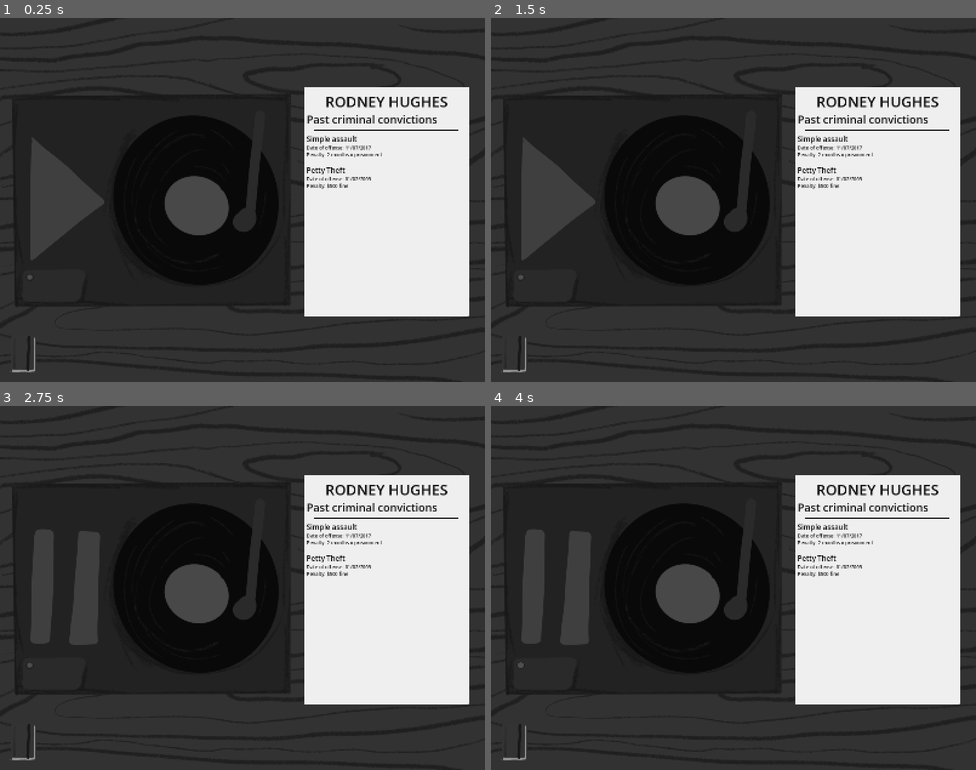
Above: before the commit, frames 1-4 (two rows, left to right).
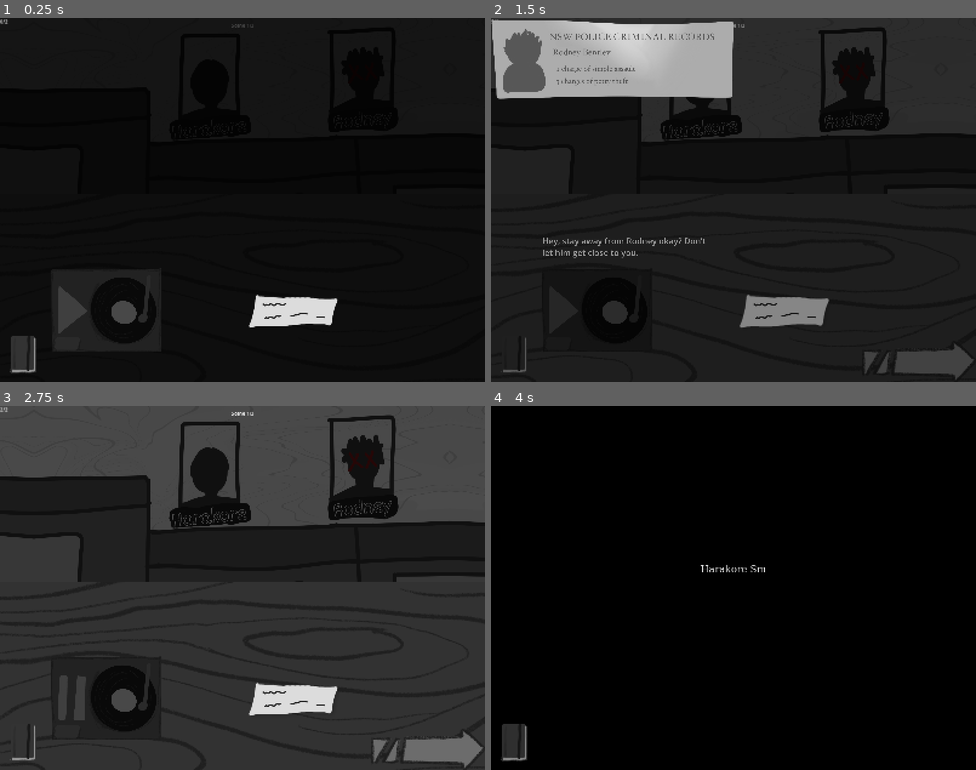
Above: after the commit, the same moments.

Repository: Logabe/crux
Game: Godot game, scene res://scenes/scene_3.tscn
The game is run twice, just before and just after one commit, with the same random seed, the same clock (stepped at 60 frames per second) and the same inputs. This scene is started directly instead of the project's main scene. Video files are missing from this copy of the repository; at most half a second of black plays in their place. Sound files missing from this copy of the repository are replaced by a short silence.
Inputs (mouse positions are in pixels of both pictures, inside the frame that each line leads up to):
- Up to frame 1 (0.25 s): no input
- Up to frame 2 (1.5 s): click (597, 309) at 0.52 s; click (786, 312) at 1.27 s
- Up to frame 3 (2.75 s): click (150, 588) at 2.02 s
- Up to frame 4 (4 s): click (917, 748) at 2.77 s; click (942, 755) at 3.52 s

The runs differ from the first frame. In frame 1, 70% of the frame differs, in the area x 0-100%, y 0-100%; in frame 2, 45%; in frame 3, 40%; in frame 4, 89%.
Error before the commit: Invalid assignment of property or key 'color' with value of type 'Color' on a base object of type 'null instance'. (res://scene_transition.gd:7)

Commit message:
scene 3 transiions yes

Diff:
--- a/mechanics/soundplayer.gd
+++ b/mechanics/soundplayer.gd
@@ -1,29 +1,37 @@
 extends TextureButton
 
-@export var streams: Array[AudioStream]
+@export var object_id: String = "voicerecordings"
+@export var zoom_texture: Texture2D
 
-@onready var player = $AudioStreamPlayer
+@onready var audio_player_2: AudioStreamPlayer = $AudioStreamPlayer2
+@onready var transcript_label: Label = $TranscriptLabel
 
-var i: int = 0
+@export var audio_clips: Array[AudioStream] = []
+@export var transcripts: Array[String] = []
 
-var piptex  = preload("res://assets/art/AudioPlayerPip.png")
-var piptexactivated = preload("res://assets/art/AudioPlayerPipActivate.png")
+var current_index: int = 0
 
-func _ready():
-	var scene = preload("res://mechanics/audio_player_pip.tscn")
-	for i in streams:
-		$PipsContainer.add_child(scene.instantiate())
 
-func interact(toggled: bool):
-	if !player.playing and !player.stream_paused:
-		player.stream = streams[0]
-		player.play()
-	player.stream_paused = !toggled
-	$PipsContainer.get_child(0).texture = piptexactivated
+func _ready() -> void:
+	toggle_mode = true
+	toggled.connect(_on_toggled)
+	transcript_label.visible = false
+	audio_player_2.finished.connect(_on_audio_finished)
 
-func play_next() -> void:
-	$PipsContainer.get_child(i).texture = piptex
-	i = (i + 1) % len(streams)
-	player.stream = streams[i]
-	player.play()
-	$PipsContainer.get_child(i).texture = piptexactivated
+func _on_toggled(is_pressed: bool) -> void:
+	if is_pressed:
+		ClickTracker.register_click(object_id)
+	var clip := audio_clips[current_index]
+	audio_player_2.stream = clip
+	audio_player_2.play()
+
+	transcript_label.text = transcripts[current_index]
+	transcript_label.visible = true
+
+	disabled = true
+
+	current_index = (current_index + 1) % audio_clips.size()
+
+func _on_audio_finished() -> void:
+	transcript_label.visible = false
+	disabled = false
--- a/project.godot
+++ b/project.godot
@@ -23,8 +23,8 @@
 ClickTracker="*uid://b3oxuqg50dovh"
 ZoomPopup="*uid://caxf2x22n7gf3"
 AudioGlobal="*uid://b7c1kg8lf1q3c"
-SceneTransition="*uid://dfrp8fxupp6cs"
 Music="*uid://f4h3oo3wosko"
+SceneTransition="*uid://bfps55yu7kpr2"
 
 [display]
 
--- a/scenes/evidence_scene.gd
+++ b/scenes/evidence_scene.gd
@@ -3,8 +3,29 @@
 func _ready() -> void:
 	$Label.text = "Scene " + str(Globals.scene_display_number()) + "/" + str(len(Globals.evidence_scenes))
 	$AnimationPlayer.play("intro")
+	ClickTracker.reset()
+	next_arrow.visible = false
+	progress_label.text = "0/%d" % required_clicks
+	ClickTracker.first_click_registered.connect(_on_first_click_registered)
 
 func next():
 	$AnimationPlayer.play("outro")
 	await $AnimationPlayer.animation_finished
 	Globals.go_to_next()
+
+
+@export var required_clicks: int = 2
+@onready var progress_label: Label = $ProgressLabel
+@onready var next_arrow: TextureButton = $TransitionButton
+
+
+func _on_first_click_registered(object_name: String, total_count: int) -> void:
+	progress_label.text = "%d/%d" % [total_count, required_clicks]
+
+	if total_count >= required_clicks:
+		next_arrow.visible = true
+
+
+
+func _on_transition_button_toggled(toggled_on: bool) -> void:
+	pass # Replace with function body.
--- a/scenes/police_record_hara.gd
+++ b/scenes/police_record_hara.gd
@@ -1,6 +1,6 @@
 extends TextureButton
 
-@export var object_id: String = "policerecordhara"
+@export var object_id: String = "policerecordrodney"
 @export var zoom_texture: Texture2D
 
 func _ready() -> void:
--- a/scenes/scene_3.tscn
+++ b/scenes/scene_3.tscn
@@ -3,7 +3,19 @@
 [ext_resource type="PackedScene" uid="uid://3bhalebryt54" path="res://scenes/base.tscn" id="1_e23nr"]
 [ext_resource type="Texture2D" uid="uid://c6xwkbsnxl5nm" path="res://assets/art/BackgroundWoodTexture.png" id="2_cjh3u"]
 [ext_resource type="Theme" uid="uid://c2gw58mhw0uys" path="res://theme.tres" id="2_xcvhn"]
+[ext_resource type="Texture2D" uid="uid://cyjppc6dbhk76" path="res://assets/art/BackgroundRoomWall3.png" id="3_5uf0h"]
 [ext_resource type="PackedScene" uid="uid://d0qdekxddvcrq" path="res://mechanics/soundplayer.tscn" id="3_lon35"]
+[ext_resource type="AudioStream" uid="uid://bariglnnjdcnk" path="res://assets/audio/HeyStayAway.mp3" id="5_r2pi8"]
+[ext_resource type="AudioStream" uid="uid://cynm1rsojgk4p" path="res://assets/audio/Ididntwant to daysyasy.mp3" id="6_lmrsu"]
+[ext_resource type="AudioStream" uid="uid://bdi0fjj37ecuc" path="res://assets/audio/yeah its a bt oncetning.mp3" id="7_087sr"]
+[ext_resource type="Texture2D" uid="uid://w78oofi7e5an" path="res://assets/art/ArrowRightOutlinedLight.png" id="9_gm7q5"]
+[ext_resource type="Texture2D" uid="uid://dwoqyubfkp05t" path="res://assets/art/ArrowRightDefault.png" id="10_2rqdi"]
+[ext_resource type="Texture2D" uid="uid://cmsjgb7o40ckd" path="res://assets/art/ArrowRightOutlinedDark.png" id="11_pl5ms"]
+[ext_resource type="Script" uid="uid://cae4l33madkkp" path="res://scenes/transition_button.gd" id="12_wsd5d"]
+[ext_resource type="Texture2D" uid="uid://doq3bkx2ikxu7" path="res://assets/art/minimized_policerecord_default.png" id="13_wsd5d"]
+[ext_resource type="Texture2D" uid="uid://ckn4mq5pw8ese" path="res://assets/art/minimized_policerecord_hover.png" id="14_cuwey"]
+[ext_resource type="Script" uid="uid://cjbk82l4m11ys" path="res://scenes/police_record_hara.gd" id="15_yw7mx"]
+[ext_resource type="Texture2D" uid="uid://bpgactydmm5lw" path="res://assets/art/CriminalRecordsRodney.png" id="16_t5e5o"]
 
 [sub_resource type="StyleBoxFlat" id="StyleBoxFlat_cjh3u"]
 content_margin_left = 8.0
@@ -18,14 +30,25 @@
 [node name="Evidence" unique_id=1873289180 instance=ExtResource("1_e23nr")]
 theme = ExtResource("2_xcvhn")
 
-[node name="BackgroundWoodTexture" type="Sprite2D" parent="." index="4" unique_id=266656535]
-position = Vector2(800, 600)
+[node name="BackgroundRoomWall" type="Sprite2D" parent="." index="0" unique_id=1448411764]
+modulate = Color(1, 1, 1, 0.32156864)
+position = Vector2(800, 500.99994)
+scale = Vector2(0.85999984, 0.8600001)
+texture = ExtResource("3_5uf0h")
+
+[node name="WoodBackground" type="Sprite2D" parent="." index="1" unique_id=1968734476]
+position = Vector2(800.24994, 1187.0625)
+scale = Vector2(1.0134374, 1.0134375)
 texture = ExtResource("2_cjh3u")
 
-[node name="RichTextLabel" type="RichTextLabel" parent="." index="5" unique_id=1710269618]
+[node name="Button" parent="." index="3" unique_id=2140599028]
+visible = false
+
+[node name="RichTextLabel" type="RichTextLabel" parent="." index="6" unique_id=1710269618]
+visible = false
 layout_mode = 0
-offset_left = 1003.0
-offset_top = 226.0
+offset_left = 1249.0
+offset_top = 568.7721
 offset_right = 1547.0
 offset_bottom = 984.0
 theme_override_colors/default_color = Color(0.0627451, 0.0627451, 0.0627451, 1)
@@ -43,9 +66,57 @@
 Penalty: $500 fine
 [hr]"
 
-[node name="TextureButton" parent="." index="6" unique_id=1729049346 instance=ExtResource("3_lon35")]
+[node name="VoiceRecordings" parent="." index="7" unique_id=1729049346 instance=ExtResource("3_lon35")]
 layout_mode = 0
-offset_left = 40.0
-offset_top = 241.0
-offset_right = 962.0
-offset_bottom = 959.0
+offset_left = 168.0
+offset_top = 823.0
+offset_right = 1090.0
+offset_bottom = 1541.0
+scale = Vector2(0.39528054, 0.3908963)
+audio_clips = Array[AudioStream]([ExtResource("5_r2pi8"), ExtResource("6_lmrsu"), ExtResource("7_087sr")])
+transcripts = Array[String](["Hey, stay away from Rodney okay? Don’t let him get close to you.", "I didn’t want to say this while he was still here, but don’t you think Rodney is bringing down the environment here?", "Yeah it’s a bit concerning… I don’t know what to do."])
+
+[node name="TranscriptLabel" type="Label" parent="VoiceRecordings" index="2" unique_id=1860173757]
+layout_mode = 0
+offset_left = 2.5298405
+offset_top = -273.72986
+offset_right = 1436.9541
+offset_bottom = 245.7467
+theme_override_font_sizes/font_size = 70
+autowrap_mode = 2
+
+[node name="AudioStreamPlayer2" type="AudioStreamPlayer" parent="VoiceRecordings" index="3" unique_id=1704959113]
+
+[node name="ProgressLabel" type="Label" parent="." index="8" unique_id=421528018]
+layout_mode = 0
+offset_right = 40.0
+offset_bottom = 23.0
+
+[node name="TransitionButton" type="TextureButton" parent="." index="9" unique_id=2041844666]
+layout_mode = 1
+anchors_preset = 3
+anchor_left = 1.0
+anchor_top = 1.0
+anchor_right = 1.0
+anchor_bottom = 1.0
+offset_left = -374.0
+offset_top = -134.0
+grow_horizontal = 0
+grow_vertical = 0
+texture_normal = ExtResource("9_gm7q5")
+texture_pressed = ExtResource("10_2rqdi")
+texture_hover = ExtResource("11_pl5ms")
+script = ExtResource("12_wsd5d")
+
+[node name="PoliceRecordHara" type="TextureButton" parent="." index="10" unique_id=163481495]
+layout_mode = 0
+offset_left = 820.0
+offset_top = 911.0
+offset_right = 1120.0
+offset_bottom = 1031.0
+texture_normal = ExtResource("13_wsd5d")
+texture_hover = ExtResource("14_cuwey")
+script = ExtResource("15_yw7mx")
+zoom_texture = ExtResource("16_t5e5o")
+
+[connection signal="pressed" from="TransitionButton" to="TransitionButton" method="_on_pressed"]
Binary file added: assets/art/CriminalRecordsRodney.png
Not shown, added: assets/art/CriminalRecordsRodney.png.import
Not shown, added: assets/audio/yeah its a bt oncetning.mp3.import
Not shown, added: assets/audio/yeah its a bt oncetning.mp3
